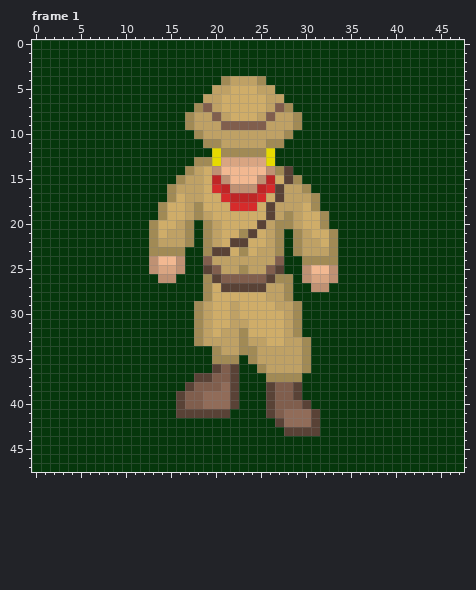
Pixel-art file: Player/Asset files/Reworked Explorer walk cycle.aseprite. The picture above is the old version.
48x48 pixels, 16 frames. Shown: frame 1. The commit also changed other frames, which this record leaves out.
New version:
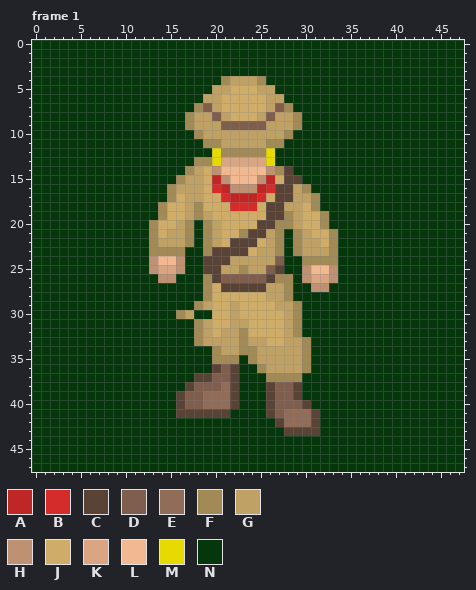
Palette (. is transparent): A #bf2626  B #d62b2b  C #594236  D #805e4d  E #916c59  F #a18a55  G #bfa165  H #bf9173  J #cfad69  K #d9a582  L #f2b891  M #e6da00  N #06370c
Commit: Blocked sidescrolling walk cycle anim
Diff:
{"where": "frame 1, layer \"Explorer\""}
{"frame":1,"y":15,"x":29,"old":"F","new":"C"}
{"frame":1,"y":16,"x":28,"old":"G","new":"C"}
{"frame":1,"y":17,"x":28,"old":"G","new":"C"}
{"frame":1,"y":18,"x":27,"old":"G","new":"C"}
{"frame":1,"y":19,"x":27,"old":"G","new":"C"}
{"frame":1,"y":20,"x":26,"old":"G","new":"C"}
{"frame":1,"y":21,"x":25,"old":"J","new":"C"}
{"frame":1,"y":22,"x":24,"old":"J","new":"C"}
{"frame":1,"y":23,"x":22,"old":"JF","new":"CC"}
{"frame":1,"y":24,"x":19,"old":"DGG","new":"CCC"}
{"frame":1,"y":25,"x":20,"old":"D","new":"C"}
{"frame":1,"y":30,"x":16,"old":"NNFG","new":"FGNN"}
{"label":"changed","picture_box":[203,175,302,274]}
{"label":"changed","picture_box":[176,310,212,319]}
